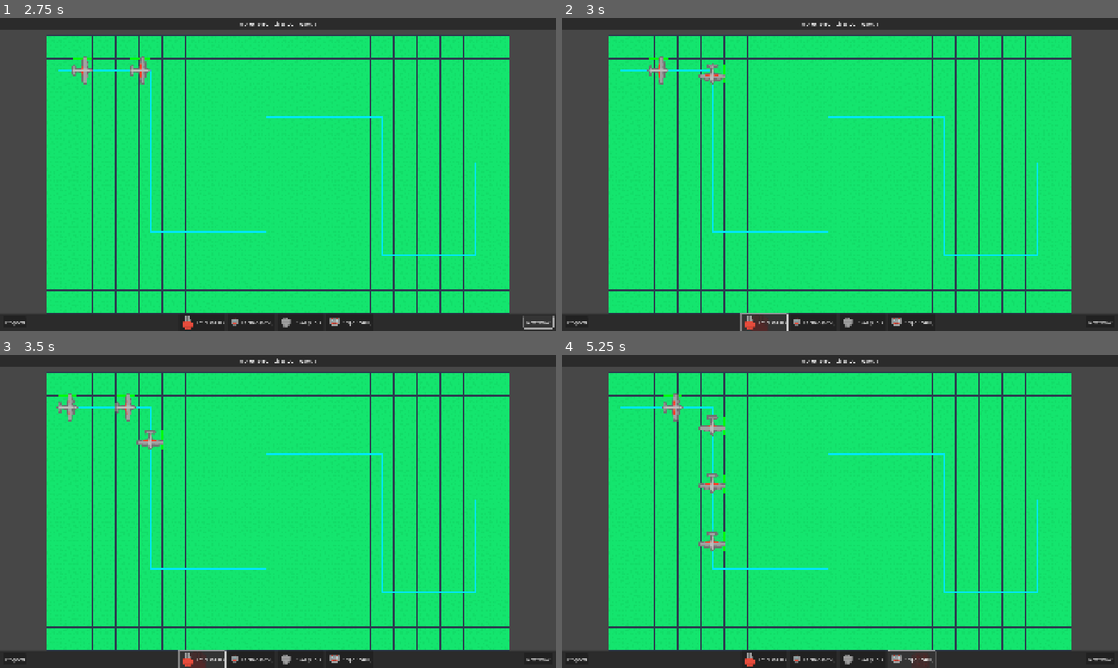
Above: before the commit, frames 1-4 (two rows, left to right).
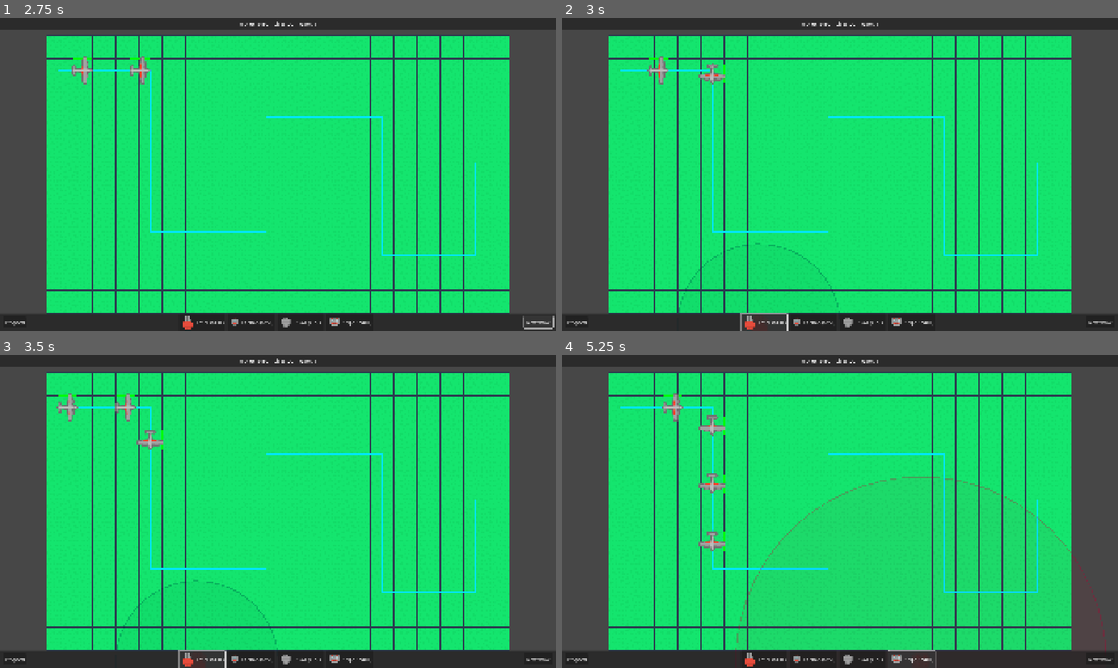
Above: after the commit, the same moments.

Repository: wangshengjin/Cyber-Defense-TD
Game: Godot game, scene res://scenes/UI/StartMenu.tscn
The game is run twice, just before and just after one commit, with the same random seed, the same clock (stepped at 60 frames per second) and the same inputs.
Inputs:
- Up to frame 1 (2.75 s): click "START GAME" at 0.5 s; click "Next Wave" at 1.25 s; click "Next Wave" at 2 s
- Up to frame 2 (3 s): click "Laser ($100)" at 2.75 s
- Up to frame 3 (3.5 s): no input
- Up to frame 4 (5.25 s): click "Cannon ($250)" at 3.5 s; click "Slow ($150)" at 4.25 s; click "Sniper ($400)" at 5 s

Frame 1 is identical in both runs. In frame 2, 0.1% of the frame differs, in the area x 21-50%, y 71-95%; in frame 3, 0.1%; in frame 4, 0.4%, in the area x 31-98%, y 38-95%.

Commit message:
添加防御范围显示

Diff:
--- a/scenes/Game.tscn
+++ b/scenes/Game.tscn
@@ -156,44 +156,47 @@
 [node name="TowerControlPanel" type="Panel" parent="CanvasLayer/HUD"]
 visible = false
 layout_mode = 1
-anchors_preset = 7
-anchor_left = 0.5
-anchor_top = 1.0
-anchor_right = 0.5
-anchor_bottom = 1.0
-offset_left = -250.0
-offset_top = -180.0
-offset_right = 250.0
-offset_bottom = -80.0
-grow_horizontal = 2
-grow_vertical = 0
-
-[node name="HBox" type="HBoxContainer" parent="CanvasLayer/HUD/TowerControlPanel"]
-layout_mode = 1
-anchors_preset = 15
-anchor_right = 1.0
-anchor_bottom = 1.0
-grow_horizontal = 2
-grow_vertical = 2
-theme_override_constants/separation = 20
-alignment = 1
-
-[node name="InfoLabel" type="Label" parent="CanvasLayer/HUD/TowerControlPanel/HBox"]
+anchors_preset = 11
+anchor_left = 1.0
+anchor_right = 1.0
+anchor_bottom = 1.0
+offset_left = 0.0
+offset_top = 80.0
+offset_right = 0.0
+offset_bottom = -100.0
+grow_horizontal = 0
+grow_vertical = 2
+
+[node name="VBox" type="VBoxContainer" parent="CanvasLayer/HUD/TowerControlPanel"]
+layout_mode = 1
+anchors_preset = 15
+anchor_right = 1.0
+anchor_bottom = 1.0
+offset_left = 15.0
+offset_top = 15.0
+offset_right = -15.0
+offset_bottom = -15.0
+grow_horizontal = 2
+grow_vertical = 2
+theme_override_constants/separation = 15
+
+[node name="InfoLabel" type="Label" parent="CanvasLayer/HUD/TowerControlPanel/VBox"]
 layout_mode = 2
 text = "Info"
-
-[node name="UpgradeBtn" type="Button" parent="CanvasLayer/HUD/TowerControlPanel/HBox"]
-custom_minimum_size = Vector2(120, 0)
+autowrap_mode = 3
+
+[node name="UpgradeBtn" type="Button" parent="CanvasLayer/HUD/TowerControlPanel/VBox"]
+custom_minimum_size = Vector2(0, 50)
 layout_mode = 2
 text = "Upgrade"
 
-[node name="SellBtn" type="Button" parent="CanvasLayer/HUD/TowerControlPanel/HBox"]
-custom_minimum_size = Vector2(100, 0)
+[node name="SellBtn" type="Button" parent="CanvasLayer/HUD/TowerControlPanel/VBox"]
+custom_minimum_size = Vector2(0, 40)
 layout_mode = 2
 text = "Sell"
 
-[connection signal="pressed" from="CanvasLayer/HUD/TowerControlPanel/HBox/UpgradeBtn" to="CanvasLayer/HUD" method="_on_upgrade_pressed"]
-[connection signal="pressed" from="CanvasLayer/HUD/TowerControlPanel/HBox/SellBtn" to="CanvasLayer/HUD" method="_on_sell_pressed"]
+[connection signal="pressed" from="CanvasLayer/HUD/TowerControlPanel/VBox/UpgradeBtn" to="CanvasLayer/HUD" method="_on_upgrade_pressed"]
+[connection signal="pressed" from="CanvasLayer/HUD/TowerControlPanel/VBox/SellBtn" to="CanvasLayer/HUD" method="_on_sell_pressed"]
 [connection signal="pressed" from="CanvasLayer/HUD/BottomPanel/HBox/BuildLaser" to="CanvasLayer/HUD" method="_on_build_laser_pressed"]
 [connection signal="pressed" from="CanvasLayer/HUD/BottomPanel/HBox/BuildCannon" to="CanvasLayer/HUD" method="_on_build_cannon_pressed"]
 [connection signal="pressed" from="CanvasLayer/HUD/BottomPanel/HBox/BuildSlow" to="CanvasLayer/HUD" method="_on_build_slow_pressed"]
--- a/scripts/Game.gd
+++ b/scripts/Game.gd
@@ -72,6 +72,12 @@
 		turret_sprite.scale = Vector2(scale_factor, scale_factor)
 		ghost_tower.add_child(turret_sprite)
 
+	# Range Indicator
+	var range_indicator = preload("res://scripts/UI/RangeIndicator.gd").new()
+	range_indicator.radius = Constants.TOWER_STATS[selected_tower_type].range_tiles * Constants.CELL_SIZE
+	range_indicator.color = Constants.TOWER_STATS[selected_tower_type].color
+	ghost_tower.add_child(range_indicator)
+
 	ghost_tower.modulate = Color(1, 1, 1, 0.5) # Initial transparency
 	add_child(ghost_tower)
 
@@ -81,9 +87,13 @@
 	ghost_tower.position = map_manager.map_to_world(cell)
 
 	if map_manager.is_valid_build_pos(cell):
-		ghost_tower.modulate = Constants.COLORS.HOVER_VALID
+		var col = Constants.COLORS.HOVER_VALID
+		col.a = 0.5
+		ghost_tower.modulate = col
 	else:
-		ghost_tower.modulate = Constants.COLORS.HOVER_INVALID
+		var col = Constants.COLORS.HOVER_INVALID
+		col.a = 0.5
+		ghost_tower.modulate = col
 
 func _try_place_tower():
 	var mouse_pos = get_global_mouse_position()
@@ -125,10 +135,16 @@
 		_deselect_tower()
 
 func _select_tower(tower):
+	if selected_tower and selected_tower != tower:
+		selected_tower.set_show_range(false)
+
 	selected_tower = tower
+	selected_tower.set_show_range(true)
 	hud.show_tower_controls(tower)
 
 func _deselect_tower():
+	if selected_tower:
+		selected_tower.set_show_range(false)
 	selected_tower = null
 	hud.hide_tower_controls()
 
--- a/scripts/Towers/Tower.gd
+++ b/scripts/Towers/Tower.gd
@@ -59,6 +59,8 @@
 	if range_area:
 		var shape = range_area.get_child(0).shape as CircleShape2D
 		shape.radius = stats.current_range
+	if show_range_indicator:
+		queue_redraw()
 
 func sell():
 	GameManager.money += get_sell_value()
@@ -92,7 +94,18 @@
 
 
 func _draw():
-	pass # Visuals handled by Sprites now
+	if show_range_indicator:
+		var col = stats.color
+		col.a = 0.1
+		draw_circle(Vector2.ZERO, stats.current_range, col)
+		col.a = 0.5
+		draw_arc(Vector2.ZERO, stats.current_range, 0, TAU, 64, col, 2.0)
+
+var show_range_indicator: bool = false
+
+func set_show_range(show: bool):
+	show_range_indicator = show
+	queue_redraw()
 
 func _process(delta):
 	cooldown_timer -= delta
--- a/scripts/UI/HUD.gd
+++ b/scripts/UI/HUD.gd
@@ -23,6 +23,11 @@
 	_on_wave_changed(GameManager.wave)
 
 	_setup_icons()
+
+	# Init Tower Panel State (Hidden to right)
+	tower_panel.offset_left = 0
+	tower_panel.offset_right = 250
+	tower_panel.visible = false
 
 func _setup_icons():
 	# Tower Icons (using Turret tiles)
@@ -67,9 +72,11 @@
 
 # Tower Control Panel Logic
 @onready var tower_panel = $TowerControlPanel
-@onready var tower_info_label = $TowerControlPanel/HBox/InfoLabel
-@onready var upgrade_btn = $TowerControlPanel/HBox/UpgradeBtn
-@onready var sell_btn = $TowerControlPanel/HBox/SellBtn
+@onready var tower_info_label = $TowerControlPanel/VBox/InfoLabel
+@onready var upgrade_btn = $TowerControlPanel/VBox/UpgradeBtn
+@onready var sell_btn = $TowerControlPanel/VBox/SellBtn
+
+var tween: Tween
 
 signal upgrade_tower_requested
 signal sell_tower_requested
@@ -88,10 +95,17 @@
 	upgrade_btn.text = "Upgrade ($%d)" % tower.get_upgrade_cost()
 	sell_btn.text = "Sell ($%d)" % tower.get_sell_value()
 
-	# Disable upgrade if max level? (Optional)
+	if tween: tween.kill()
+	tween = create_tween().set_ease(Tween.EASE_OUT).set_trans(Tween.TRANS_CUBIC)
+	tween.tween_property(tower_panel, "offset_left", -250, 0.3)
+	tween.parallel().tween_property(tower_panel, "offset_right", 0, 0.3)
 
 func hide_tower_controls():
-	tower_panel.visible = false
+	if tween: tween.kill()
+	tween = create_tween().set_ease(Tween.EASE_IN).set_trans(Tween.TRANS_CUBIC)
+	tween.tween_property(tower_panel, "offset_left", 0, 0.3)
+	tween.parallel().tween_property(tower_panel, "offset_right", 250, 0.3)
+	tween.tween_callback(func(): tower_panel.visible = false)
 
 func _on_upgrade_pressed():
 	upgrade_tower_requested.emit()
--- /dev/null
+++ b/scripts/UI/RangeIndicator.gd
@@ -0,0 +1,21 @@
+extends Node2D
+
+var radius: float = 0.0:
+	set(value):
+		radius = value
+		queue_redraw()
+
+var color: Color = Color(0, 0, 0):
+	set(value):
+		color = value
+		queue_redraw()
+
+func _draw():
+	if radius > 0:
+		var fill_col = color
+		fill_col.a = 0.1
+		draw_circle(Vector2.ZERO, radius, fill_col)
+
+		var line_col = color
+		line_col.a = 0.5
+		draw_arc(Vector2.ZERO, radius, 0, TAU, 64, line_col, 2.0)
Not shown, added: scripts/UI/RangeIndicator.gd.uid
